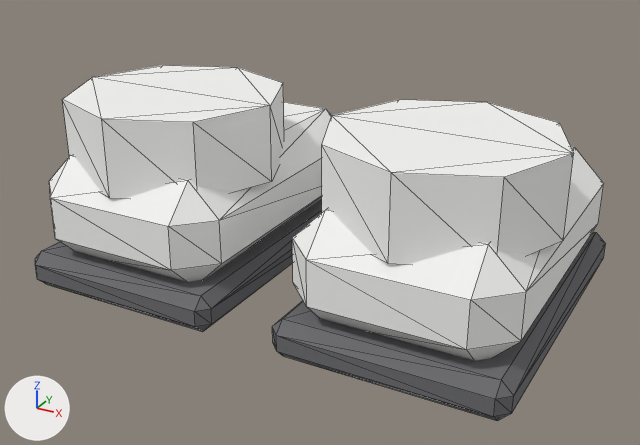
The glTF model assets/models/character/cosmetics/shoes_kedy.glb: old version first, new version second.
Rendered twice from a 50 mm camera at (0.364, -0.627, 0.389) aimed at (0.006, 0.024, 0.064). The axes (+X, +Y, +Z) are drawn at lower left. The lights are the same throughout. The first picture is the older version. Mesh edges are drawn as thin lines. Vertices at exactly the same position are counted once.

The scene before the commit, as lines of its bpy script (objects in view):
```python
me_legl = bpy.data.meshes.new('LegL')
me_legl.from_pydata(...)  # 88 vertices, 160 faces; spans x -0.1..0.1, y -0.11..0.21, z -0.55..-0.375
# faces by material slot: [72, 44, 44]
me_legl.materials.append(mat_canvaswhite)  # white #f6f6f3
me_legl.materials.append(mat_sole)  # grey #6c6c6f
me_legl.materials.append(mat_toe)  # white #ededea
me_legr = bpy.data.meshes.new('LegR')
me_legr.from_pydata(...)  # 88 vertices, 160 faces; spans x -0.1..0.1, y -0.11..0.21, z -0.55..-0.375
# faces by material slot: [72, 44, 44]
me_legr.materials.append(mat_canvaswhite)  # white #f6f6f3
me_legr.materials.append(mat_sole)  # grey #6c6c6f
me_legr.materials.append(mat_toe)  # white #ededea
ob_legl = bpy.data.objects.new('LegL', me_legl)
ob_legl.location = (-0.13, 0.0, 0.55)
ob_legr = bpy.data.objects.new('LegR', me_legr)
ob_legr.location = (0.13, 0.0, 0.55)
```
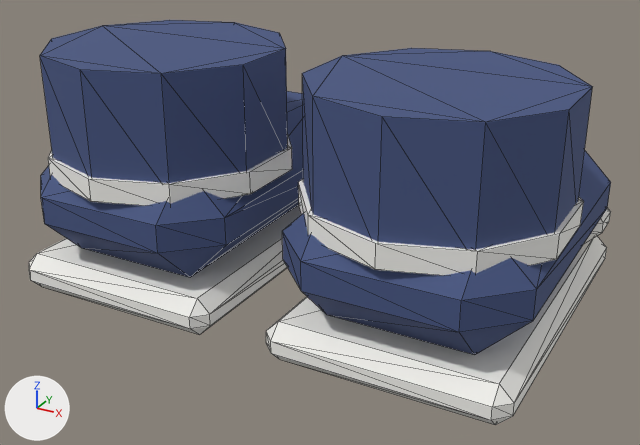
Location of each change, (x1, y1, x2, y2) in pixels of the pictures (640 x 445 px):
'LegR', reshaped, recoloured (17% taller): before (272, 100, 605, 421); after (266, 48, 611, 425)
'LegL', reshaped, recoloured (grey to white): before (35, 65, 331, 332); after (29, 20, 303, 335)
part 1 of me_legl, added (blue): after (40, 20, 287, 183)
part 2 of me_legl, added: after (48, 134, 292, 206)
part 3 of me_legl, rebuilt: before (49, 102, 331, 282); after (41, 91, 303, 277)
part 4 of me_legl, rebuilt: before (35, 199, 322, 332); after (29, 205, 301, 335)
part 5 of me_legl, deleted: before (62, 65, 284, 199)
part 6 of me_legr, added (blue): after (302, 48, 592, 249)
part 7 of me_legr, added: after (298, 179, 584, 276)
part 8 of me_legr, rebuilt: before (292, 147, 604, 361); after (282, 151, 611, 355)
part 9 of me_legr, rebuilt: before (272, 232, 605, 421); after (266, 236, 607, 425)
part 10 of me_legr, rebuilt (not visible before): after (584, 208, 611, 244)
part 11 of me_legr, deleted: before (322, 100, 574, 265)

Edits to the bpy script that builds the scene:
```text
Change me_legl:
    remove me_legl.from_pydata(...)  # 88 vertices, 160 faces; spans x -0.1..0.1, y -0.11..0.21, z -0.55..-0.375
    remove me_legl.materials.append(mat_canvaswhite)  # white #f6f6f3
    remove me_legl.materials.append(mat_sole)  # grey #6c6c6f
    remove me_legl.materials.append(mat_toe)  # white #ededea
    add me_legl.from_pydata(...)  # 136 vertices, 240 faces; spans x -0.107..0.107, y -0.122..0.205, z -0.55..-0.33
    me_legl part 1: a new loose piece, a 10-sided cylinder along z spanning x -0.103..0.103, y -0.118..0.098, z -0.43..-0.33, in mat_kedynavy (blue #455581)
    me_legl part 2: a new loose piece, a 10-sided cylinder along z spanning x -0.107..0.107, y -0.122..0.102, z -0.44..-0.42, in mat_kedyrubber (white #f7f6f1)
    me_legl part 3: the loose piece of 24 vertices spanning x -0.095..0.095, y -0.105..0.195, z -0.525..-0.425 is rebuilt with 24 vertices and now spans x -0.102..0.102, y -0.117..0.197, z -0.515..-0.41, in mat_kedynavy (blue #455581)
    me_legl part 4: the loose piece of 24 vertices spanning x -0.1..0.1, y -0.11..0.2, z -0.55..-0.515 is rebuilt with 24 vertices and now spans x -0.102..0.102, y -0.117..0.197, z -0.55..-0.515, in mat_kedyrubber (white #f7f6f1)
    me_legl part 5: the loose piece of 16 vertices spanning x -0.1..0.1, y -0.1..0.1, z -0.445..-0.375 is deleted
    other edits to the shape of me_legl do not show in these pictures
    add me_legl.materials.append(mat_kedynavy)  # blue #455581
    add me_legl.materials.append(mat_kedyrubber)  # white #f7f6f1
    add me_legl.materials.append(mat_lace)  # white #f9f9f9
Change me_legr:
    remove me_legr.from_pydata(...)  # 88 vertices, 160 faces; spans x -0.1..0.1, y -0.11..0.21, z -0.55..-0.375
    remove me_legr.materials.append(mat_canvaswhite)  # white #f6f6f3
    remove me_legr.materials.append(mat_sole)  # grey #6c6c6f
    remove me_legr.materials.append(mat_toe)  # white #ededea
    add me_legr.from_pydata(...)  # 136 vertices, 240 faces; spans x -0.107..0.107, y -0.122..0.205, z -0.55..-0.33
    me_legr part 6: a new loose piece, a 10-sided cylinder along z spanning x -0.103..0.103, y -0.118..0.098, z -0.43..-0.33, in mat_kedynavy (blue #455581)
    me_legr part 7: a new loose piece, a 10-sided cylinder along z spanning x -0.107..0.107, y -0.122..0.102, z -0.44..-0.42, in mat_kedyrubber (white #f7f6f1)
    me_legr part 8: the loose piece of 24 vertices spanning x -0.095..0.095, y -0.105..0.195, z -0.525..-0.425 is rebuilt with 24 vertices and now spans x -0.102..0.102, y -0.117..0.197, z -0.515..-0.41, in mat_kedynavy (blue #455581)
    me_legr part 9: the loose piece of 24 vertices spanning x -0.1..0.1, y -0.11..0.2, z -0.55..-0.515 is rebuilt with 24 vertices and now spans x -0.102..0.102, y -0.117..0.197, z -0.55..-0.515, in mat_kedyrubber (white #f7f6f1)
    me_legr part 10: the loose piece of 24 vertices spanning x -0.085..0.085, y 0.13..0.21, z -0.52..-0.46 is rebuilt with 24 vertices and now spans x -0.103..0.103, y 0.115..0.205, z -0.525..-0.455, in mat_kedyrubber (white #f7f6f1)
    me_legr part 11: the loose piece of 16 vertices spanning x -0.1..0.1, y -0.1..0.1, z -0.445..-0.375 is deleted
    other edits to the shape of me_legr do not show in these pictures
    add me_legr.materials.append(mat_kedynavy)  # blue #455581
    add me_legr.materials.append(mat_kedyrubber)  # white #f7f6f1
    add me_legr.materials.append(mat_lace)  # white #f9f9f9
```
